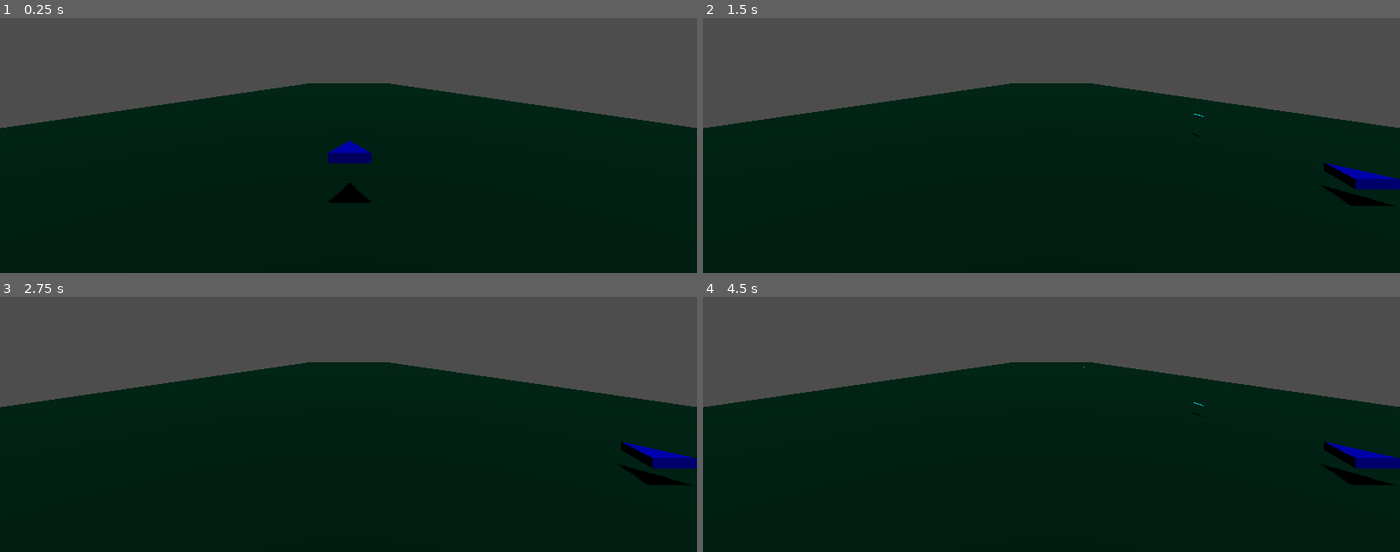
Above: before the commit, frames 1-4 (two rows, left to right).
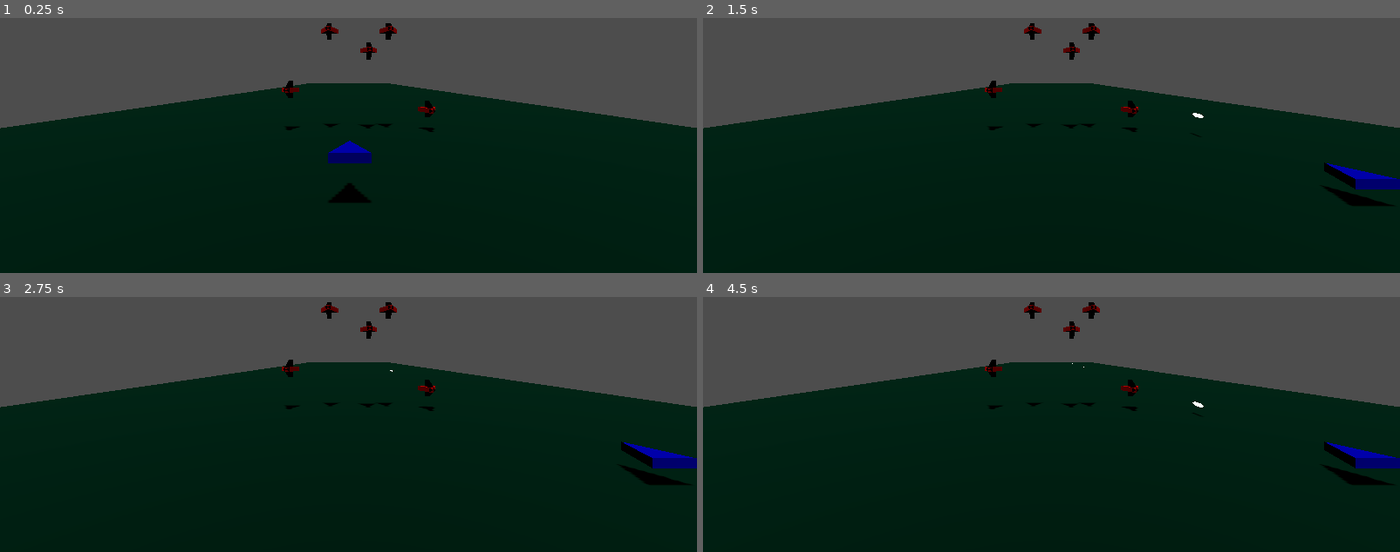
Above: after the commit, the same moments.

Repository: fredchien3/20-game-challenge
Game: Godot game, scene res://main/main.tscn
Two runs of this game, one before a commit and one after it. Both use one fixed random seed, a clock stepped at 60 frames per second and the inputs below.
Inputs:
- Up to frame 1 (0.25 s): no input
- Up to frame 2 (1.5 s): tap Enter at 0.5 s; hold D (move_right) 0.53-1.28 s; hold Space (shoot) 0.53-1.28 s; hold S (move_down) from 1.28 s (still down); tap Space (shoot) at 1.35 s
- Up to frame 3 (2.75 s): tap Space (shoot) at 2 s; release S (move_down) at 2.03 s; hold D (move_right) from 2.03 s (still down); hold Space (shoot) from 2.03 s (still down)
- Up to frame 4 (4.5 s): tap Enter at 2.75, 4.25 s; release D (move_right) at 2.78 s; release Space (shoot) at 2.78 s; hold W (move_up) 2.78-3.53 s; tap Space (shoot) at 2.85, 3.5, 4.35 s; hold Space (shoot) 3.53-4.28 s; hold A (move_left) from 3.53 s (still down)

The runs differ from the first frame. In frame 1, 0.5% of the frame differs, in the area x 40-63%, y 2-45%; in frame 2, 0.5%; in frame 3, 0.5%; in frame 4, 0.5%, in the area x 40-72%, y 2-45%.

Commit message:
Add Enemy which dies on projectile hit

Diff:
--- /dev/null
+++ b/8--star-fox/enemy/enemy.gd
@@ -0,0 +1,14 @@
+extends AnimatableBody3D
+
+
+# Called when the node enters the scene tree for the first time.
+func _ready() -> void:
+	pass # Replace with function body.
+
+
+# Called every frame. 'delta' is the elapsed time since the previous frame.
+func _process(delta: float) -> void:
+	pass
+
+func hit_by_projectile():
+	queue_free()
--- /dev/null
+++ b/8--star-fox/enemy/enemy.tscn
@@ -0,0 +1,35 @@
+[gd_scene format=3 uid="uid://briewaowjfbeh"]
+
+[ext_resource type="Script" uid="uid://bakvlr6338xy8" path="res://enemy/enemy.gd" id="1_2mvqj"]
+
+[sub_resource type="ORMMaterial3D" id="ORMMaterial3D_2jgil"]
+albedo_color = Color(1, 0, 0, 1)
+
+[sub_resource type="PrismMesh" id="PrismMesh_scxef"]
+material = SubResource("ORMMaterial3D_2jgil")
+
+[sub_resource type="ORMMaterial3D" id="ORMMaterial3D_2mvqj"]
+albedo_color = Color(0, 0, 0, 1)
+
+[sub_resource type="PrismMesh" id="PrismMesh_ofsxj"]
+material = SubResource("ORMMaterial3D_2mvqj")
+
+[sub_resource type="CapsuleShape3D" id="CapsuleShape3D_2mvqj"]
+radius = 0.46923828
+height = 1.3017578
+
+[node name="Enemy" type="AnimatableBody3D" unique_id=856923940]
+collision_layer = 4
+script = ExtResource("1_2mvqj")
+
+[node name="MeshInstance3D" type="MeshInstance3D" parent="." unique_id=1763542043]
+transform = Transform3D(0.8836188, 0, 0, 0, -4.3711385e-08, 0.22435635, 0, -0.99999994, -9.806928e-09, 0, 0, 0)
+mesh = SubResource("PrismMesh_scxef")
+
+[node name="MeshInstance3D2" type="MeshInstance3D" parent="." unique_id=1769365741]
+transform = Transform3D(-3.86242e-08, -4.371138e-08, 0.23507936, -0.88361883, 1.910685e-15, -1.0275646e-08, 0, -0.99999994, -1.02756434e-08, 0, 0, 0)
+mesh = SubResource("PrismMesh_ofsxj")
+
+[node name="CollisionShape3D" type="CollisionShape3D" parent="." unique_id=51572637]
+transform = Transform3D(1, 0, 0, 0, -4.371139e-08, 1, 0, -1, -4.371139e-08, 0, 6.339005e-09, 0.14501953)
+shape = SubResource("CapsuleShape3D_2mvqj")
--- a/8--star-fox/main/main.tscn
+++ b/8--star-fox/main/main.tscn
@@ -2,6 +2,7 @@
 
 [ext_resource type="PackedScene" uid="uid://b40uk1wtgumri" path="res://ship/ship.tscn" id="1_53q0u"]
 [ext_resource type="Script" uid="uid://ckxj73l41p88t" path="res://main/world.gd" id="1_pjrb6"]
+[ext_resource type="PackedScene" uid="uid://briewaowjfbeh" path="res://enemy/enemy.tscn" id="3_xwkvk"]
 
 [sub_resource type="WorldBoundaryShape3D" id="WorldBoundaryShape3D_4hihk"]
 
@@ -51,3 +52,18 @@
 
 [node name="Ship" parent="World" unique_id=1793206369 instance=ExtResource("1_53q0u")]
 transform = Transform3D(1, 0, 0, 0, 1, 0, 0, 0, 1, 0, 1, 0)
+
+[node name="Enemy" parent="World" unique_id=856923940 instance=ExtResource("3_xwkvk")]
+transform = Transform3D(-1, 0, 8.742278e-08, 0, 1, 0, -8.742278e-08, 0, -1, 1, 4, -7)
+
+[node name="Enemy2" parent="World" unique_id=558775611 instance=ExtResource("3_xwkvk")]
+transform = Transform3D(-1, 0, 8.742278e-08, 0, 1, 0, -8.742278e-08, 0, -1, 2, 5, -7)
+
+[node name="Enemy3" parent="World" unique_id=558568464 instance=ExtResource("3_xwkvk")]
+transform = Transform3D(-1, 0, 8.742278e-08, 0, 1, 0, -8.742278e-08, 0, -1, -1, 5, -7)
+
+[node name="Enemy4" parent="World" unique_id=1633734197 instance=ExtResource("3_xwkvk")]
+transform = Transform3D(-1, 0, 8.742278e-08, 0, 1, 0, -8.742278e-08, 0, -1, -3, 2, -7)
+
+[node name="Enemy5" parent="World" unique_id=895759210 instance=ExtResource("3_xwkvk")]
+transform = Transform3D(-1, 0, 8.742278e-08, 0, 1, 0, -8.742278e-08, 0, -1, 4, 1, -7)
--- a/8--star-fox/project.godot
+++ b/8--star-fox/project.godot
@@ -51,7 +51,7 @@
 
 3d_physics/layer_1="world"
 3d_physics/layer_2="ship"
-3d_physics/layer_3="projectile"
+3d_physics/layer_3="enemy"
 
 [physics]
 
--- a/8--star-fox/projectile/projectile.gd
+++ b/8--star-fox/projectile/projectile.gd
@@ -4,3 +4,12 @@
 
 func _ready() -> void:
 	linear_velocity = speed
+	await get_tree().create_timer(10).timeout
+	queue_free()
+
+
+func _on_hitbox_area_body_entered(body: Node3D) -> void:
+	if body.has_method("hit_by_projectile"):
+		body.hit_by_projectile()
+
+	queue_free()
--- a/8--star-fox/projectile/projectile.tscn
+++ b/8--star-fox/projectile/projectile.tscn
@@ -2,15 +2,20 @@
 
 [ext_resource type="Script" uid="uid://xdrudxy2w4nu" path="res://projectile/projectile.gd" id="1_6aa83"]
 
+[sub_resource type="CapsuleShape3D" id="CapsuleShape3D_ml5en"]
+radius = 0.45751953
+height = 0.91503906
+
 [sub_resource type="ORMMaterial3D" id="ORMMaterial3D_6aa83"]
 albedo_color = Color(0, 1, 1, 1)
+emission_enabled = true
+emission = Color(0.7162335, 0.81091446, 1, 1)
+emission_energy_multiplier = 8.0
 
 [sub_resource type="CapsuleMesh" id="CapsuleMesh_ml5en"]
 material = SubResource("ORMMaterial3D_6aa83")
-
-[sub_resource type="CapsuleShape3D" id="CapsuleShape3D_ml5en"]
-radius = 0.21923828
-height = 1.0986328
+radial_segments = 4
+rings = 4
 
 [node name="Projectile" type="RigidBody3D" unique_id=128289293]
 collision_layer = 0
@@ -18,10 +23,21 @@
 script = ExtResource("1_6aa83")
 speed = Vector3(0, 0, -50)
 
-[node name="MeshInstance3D" type="MeshInstance3D" parent="." unique_id=214210270]
-transform = Transform3D(0.099999964, 0, 0, 0, -1.7484554e-08, 0.099999964, 0, -0.39999998, -4.3711372e-09, 0, 0, 0)
+[node name="BodyCollision" type="CollisionShape3D" parent="." unique_id=1528503393]
+transform = Transform3D(1, 0, 0, 0, -4.371139e-08, 1, 0, -1, -4.371139e-08, 0, 0, 0)
+shape = SubResource("CapsuleShape3D_ml5en")
+disabled = true
+
+[node name="MeshInstance" type="MeshInstance3D" parent="." unique_id=214210270]
+transform = Transform3D(0.17289563, 0, 0, 0, -1.7484552e-08, 0.17289563, 0, -0.39999995, -7.5575075e-09, 0, 0, 0)
 mesh = SubResource("CapsuleMesh_ml5en")
 
-[node name="CollisionShape3D" type="CollisionShape3D" parent="." unique_id=1890589161]
+[node name="HitboxArea" type="Area3D" parent="." unique_id=1781348046]
+collision_layer = 0
+collision_mask = 5
+
+[node name="CollisionShape3D" type="CollisionShape3D" parent="HitboxArea" unique_id=1890589161]
 transform = Transform3D(1, 0, 0, 0, -4.371139e-08, 1, 0, -1, -4.371139e-08, 0, 0, 0)
 shape = SubResource("CapsuleShape3D_ml5en")
+
+[connection signal="body_entered" from="HitboxArea" to="." method="_on_hitbox_area_body_entered"]
--- a/8--star-fox/ship/ship.tscn
+++ b/8--star-fox/ship/ship.tscn
@@ -14,7 +14,7 @@
 height = 1.3017578
 
 [node name="Ship" type="CharacterBody3D" unique_id=1151312854 groups=["ship"]]
-collision_layer = 0
+collision_layer = 2
 script = ExtResource("1_jgjpc")
 ProjectileScene = ExtResource("2_2jgil")
 
Not shown, added: 8--star-fox/enemy/enemy.gd.uid
